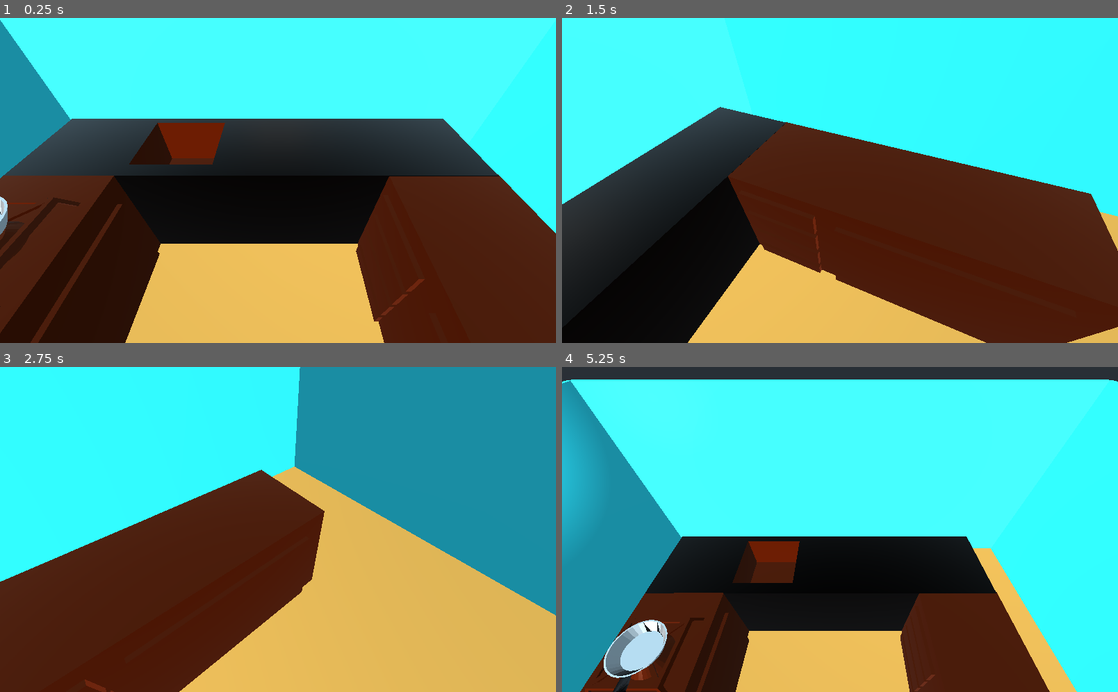
Above: before the commit, frames 1-4 (two rows, left to right).
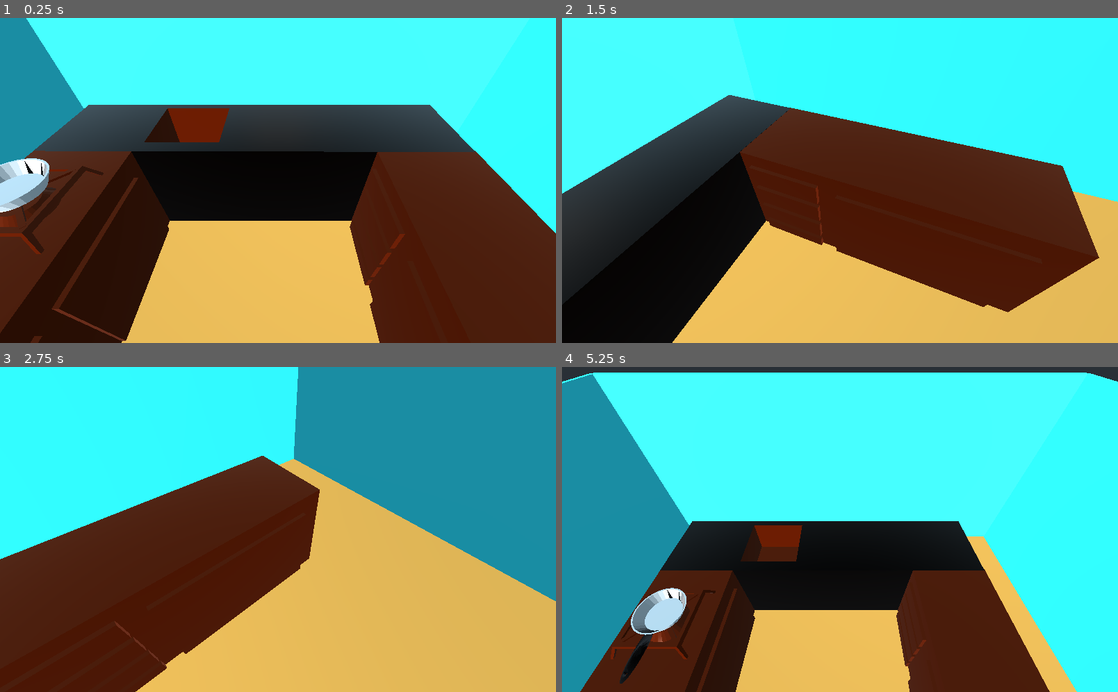
Above: after the commit, the same moments.

Repository: luanavicente/cozinhaemchamas
Game: Godot game, scene res://lanchonete.tscn
The game is run twice, just before and just after one commit, with the same random seed, the same clock (stepped at 60 frames per second) and the same inputs.
Inputs:
- Up to frame 1 (0.25 s): no input
- Up to frame 2 (1.5 s): tap Enter at 0.5 s; hold Right (ui_right) 0.53-1.28 s; hold Down (ui_down) from 1.28 s (still down)
- Up to frame 3 (2.75 s): tap Space at 2 s; release Down (ui_down) at 2.03 s; hold Right (ui_right) from 2.03 s (still down)
- Up to frame 4 (5.25 s): release Right (ui_right) at 2.78 s; hold Up (ui_up) 2.78-3.53 s; hold Left (ui_left) 3.53-5.03 s; hold Down (ui_down) from 5.03 s (still down)

The runs differ from the first frame. In frame 1, 16% of the frame differs, in the area x 0-90%, y 0-100%; in frame 2, 15%; in frame 3, 7.7%; in frame 4, 16%.

Commit message:
Conserta frigideira

Diff:
--- a/godot/lanchonete.tscn
+++ b/godot/lanchonete.tscn
@@ -29,7 +29,7 @@
 script = ExtResource( 4 )
 
 [node name="Camera" type="Camera" parent="player"]
-transform = Transform( 1, 0, 0, 0, 0.707107, 0.707107, 0, -0.707107, 0.707107, 0, 7, 7.4607e-14 )
+transform = Transform( 1, 0, 0, 0, 0.707107, 0.707107, 0, -0.707107, 0.707107, 0, 7, 1.0689 )
 
 [node name="DirectionalLight" type="DirectionalLight" parent="."]
 transform = Transform( 0.75, 0.5, -0.433013, -0.433013, 0.866025, 0.25, 0.5, 0, 0.866025, -10, 13, 5 )
@@ -38,7 +38,7 @@
 transform = Transform( 0.7, 0, 0, 0, 0.7, 0, 0, 0, 0.7, -6, 2, 0 )
 
 [node name="frigideira" parent="." instance=ExtResource( 6 )]
-transform = Transform( -0.0936972, 0, 0.794494, 0, 0.8, 0, -0.794494, 0, -0.0936972, -6, 4.71241, 2 )
+transform = Transform( -3.49691e-08, 0, 0.8, 0, 0.8, 0, -0.8, 0, -3.49691e-08, -5.89962, 4.77796, 2 )
 
 [node name="frigideira2" parent="." instance=ExtResource( 6 )]
-transform = Transform( -0.0936972, 0, 0.794494, 0, 0.8, 0, -0.794494, 0, -0.0936972, -6, 4.71241, -2.40341 )
+transform = Transform( -3.49691e-08, 0, 0.8, 0, 0.8, 0, -0.8, 0, -3.49691e-08, -5.89962, 4.77796, -2.44837 )
Not shown, changed: godot/frigideira.dae
Not shown, changed: frigideira.blend
Not shown, changed: frigideira.blend1
